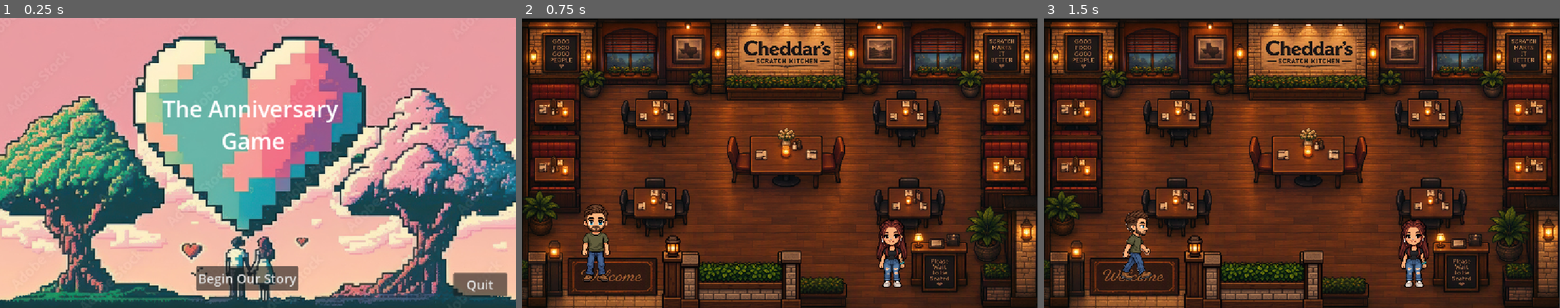
Above: before the commit, frames 1-3 (left to right).
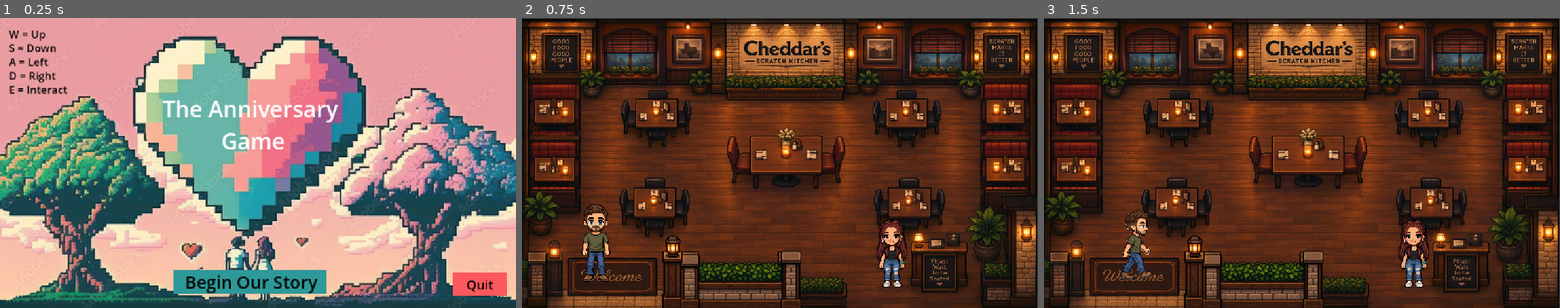
Above: after the commit, the same moments.

Repository: anabelkamenske430/Year-4
Game: Godot game, scene res://scenes/levels/title_screen.tscn
Two runs of this game, one before a commit and one after it. Both use one fixed random seed, a clock stepped at 60 frames per second and the inputs below.
Inputs:
- Up to frame 1 (0.25 s): no input
- Up to frame 2 (0.75 s): click "Begin Our Story" at 0.5 s
- Up to frame 3 (1.5 s): tap Enter at 1.25 s; hold D (move_right) from 1.28 s (still down); hold E (interact) from 1.28 s (still down)

The runs differ from the first frame. In frame 1, 4.1% of the frame differs, in the area x 1-99%, y 4-97%; in frame 2, nothing differs; in frame 3, nothing differs.

Commit message:
Update title screen

Diff:
--- a/loverboy-and-bel/scenes/levels/title_screen.tscn
+++ b/loverboy-and-bel/scenes/levels/title_screen.tscn
@@ -2,6 +2,14 @@
 
 [ext_resource type="Script" uid="uid://bemtvtknf1j5y" path="res://scripts/title_screen.gd" id="1_upj3s"]
 [ext_resource type="Texture2D" uid="uid://compwsg4gdsqu" path="res://assets/scenes/title_screen.jpg" id="2_gxyay"]
+
+[sub_resource type="StyleBoxFlat" id="StyleBoxFlat_qu15a"]
+bg_color = Color(0.18039216, 0.6, 0.6, 1)
+
+[sub_resource type="ViewportTexture" id="ViewportTexture_r4ute"]
+
+[sub_resource type="StyleBoxFlat" id="StyleBoxFlat_doscp"]
+bg_color = Color(0.9903689, 0.34568384, 0.36335075, 1)
 
 [node name="TitleScreen" type="Control" unique_id=899643329]
 layout_mode = 3
@@ -17,7 +25,7 @@
 offset_bottom = 665.0
 texture = ExtResource("2_gxyay")
 
-[node name="TitleLable" type="Label" parent="." unique_id=1027862598]
+[node name="TitleLabel" type="Label" parent="." unique_id=1027862598]
 layout_mode = 0
 offset_left = 332.0
 offset_top = 168.0
@@ -30,13 +38,16 @@
 
 [node name="StartButton" type="Button" parent="." unique_id=1155404339]
 layout_mode = 0
-offset_left = 438.0
-offset_top = 555.0
-offset_right = 666.0
-offset_bottom = 609.0
-theme_override_font_sizes/font_size = 29
+offset_left = 388.0
+offset_top = 563.0
+offset_right = 730.0
+offset_bottom = 617.0
+theme_override_colors/font_color = Color(0.02950647, 0.02950661, 0.029506478, 1)
+theme_override_font_sizes/font_size = 39
+theme_override_styles/normal = SubResource("StyleBoxFlat_qu15a")
 text = "Begin Our Story
 "
+icon = SubResource("ViewportTexture_r4ute")
 
 [node name="QuitButton" type="Button" parent="." unique_id=1331347704]
 layout_mode = 0
@@ -44,9 +55,26 @@
 offset_top = 570.0
 offset_right = 1132.0
 offset_bottom = 622.0
+theme_override_colors/font_color = Color(0.00714154, 0.0071415715, 0.007141549, 1)
 theme_override_font_sizes/font_size = 29
+theme_override_styles/normal = SubResource("StyleBoxFlat_doscp")
 text = "Quit
 "
 
+[node name="MoveLabel" type="Label" parent="." unique_id=826535005]
+layout_mode = 0
+offset_left = 20.0
+offset_top = 19.0
+offset_right = 157.0
+offset_bottom = 201.0
+theme_override_colors/font_color = Color(0, 0, 0, 1)
+theme_override_constants/line_spacing = -3
+theme_override_font_sizes/font_size = 24
+text = "W = Up
+S = Down
+A = Left
+D = Right
+E = Interact"
+
 [connection signal="pressed" from="StartButton" to="." method="_on_start_button_pressed"]
 [connection signal="pressed" from="QuitButton" to="." method="_on_quit_button_pressed"]
